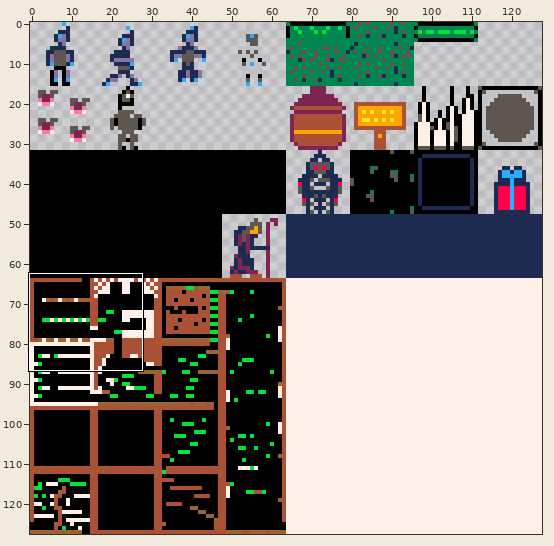
One commit to this sprite sheet: res/packed.png. The first picture is a wide view before the edit; the outline marks the close-up.
Close-up. First the earlier version:
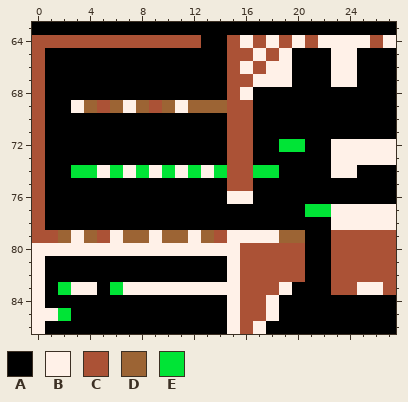
The file is 128x128 pixels. Colours within 5 levels of each other are drawn and written as one. Shown: x 0..27, y 63..86.
Palette (. is transparent): A #000000  B #fff1e8  C #ab5236  D #9c6434  E #00e436
Pixels before, first column x 0:
63 AAAAAAAAAAAAAAAAAAAAAAAAAAAA
64 CCCCCCCCCCCCCAACBCBCBCBBBBCB
65 CAAAAAAAAAAAAAACCBCBAAABBAAA
66 CAAAAAAAAAAAAAACBCBBAAABBAAA
67 CAAAAAAAAAAAAAACCBBBAAABBAAA
68 CAAAAAAAAAAAAAACBAAAAAAAAAAA
69 CAABDCDBDCDBDDDCCAAAAAAAAAAA
70 CAAAAAAAAAAAAAACCAAAAAAAAAAA
71 CAAAAAAAAAAAAAACCAAAAAAAAAAA
72 CAAAAAAAAAAAAAACCAAEEAABBBBB
73 CAAAAAAAAAAAAAACCAAAAAABBBBB
74 CAAEEBEBEBEBEBECCEEAAAABBAAA
75 CAAAAAAAAAAAAAACCAAAAAAAAAAA
76 CAAAAAAAAAAAAAABBAAAAAAAAAAA
77 CAAAAAAAAAAAAAAAAAAAAEEBBBBB
78 CAAAAAAAAAAAAAAAAAAAAAABBBBB
79 CCDBDCBDDBDDBDCBBBBDDAACCCCC
80 BBBBBBBBBBBBBBBBCCCCCAACCCCC
81 BAAAAAAAAAAAAAABCCCCCAACCCCC
82 BAAAAAAAAAAAAAABCCCCCAACCCCC
83 BAEBBAEBBBBBBBBBCCCBAAACCBBC
84 BAAAAAAAAAAAAAABCCBAAAAAAAAA
85 BBEAAAAAAAAAAAABCCBAAAAAAAAA
86 BAAAAAAAAAAAAAABCBAAAAAAAAAA
And afterwards:
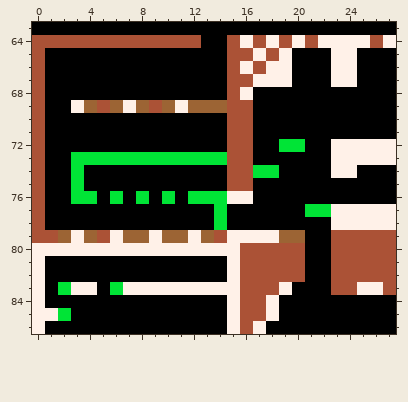
What changed:
y 73: x 3..14 AAAAAAAAAAAA -> EEEEEEEEEEEE
y 74: x 4..14 EBEBEBEBEBE -> AAAAAAAAAAA
y 75: x 3 A -> E
y 76: x 3..4 AA -> EE; x 6 A -> E; x 8 A -> E; x 10 A -> E; x 12..14 AAA -> EEE
y 77..78: x 14 A -> E
Pixel boxes of the changes (left, top, right, bottom) in both close-ups:
changed: (71, 152, 227, 230)
